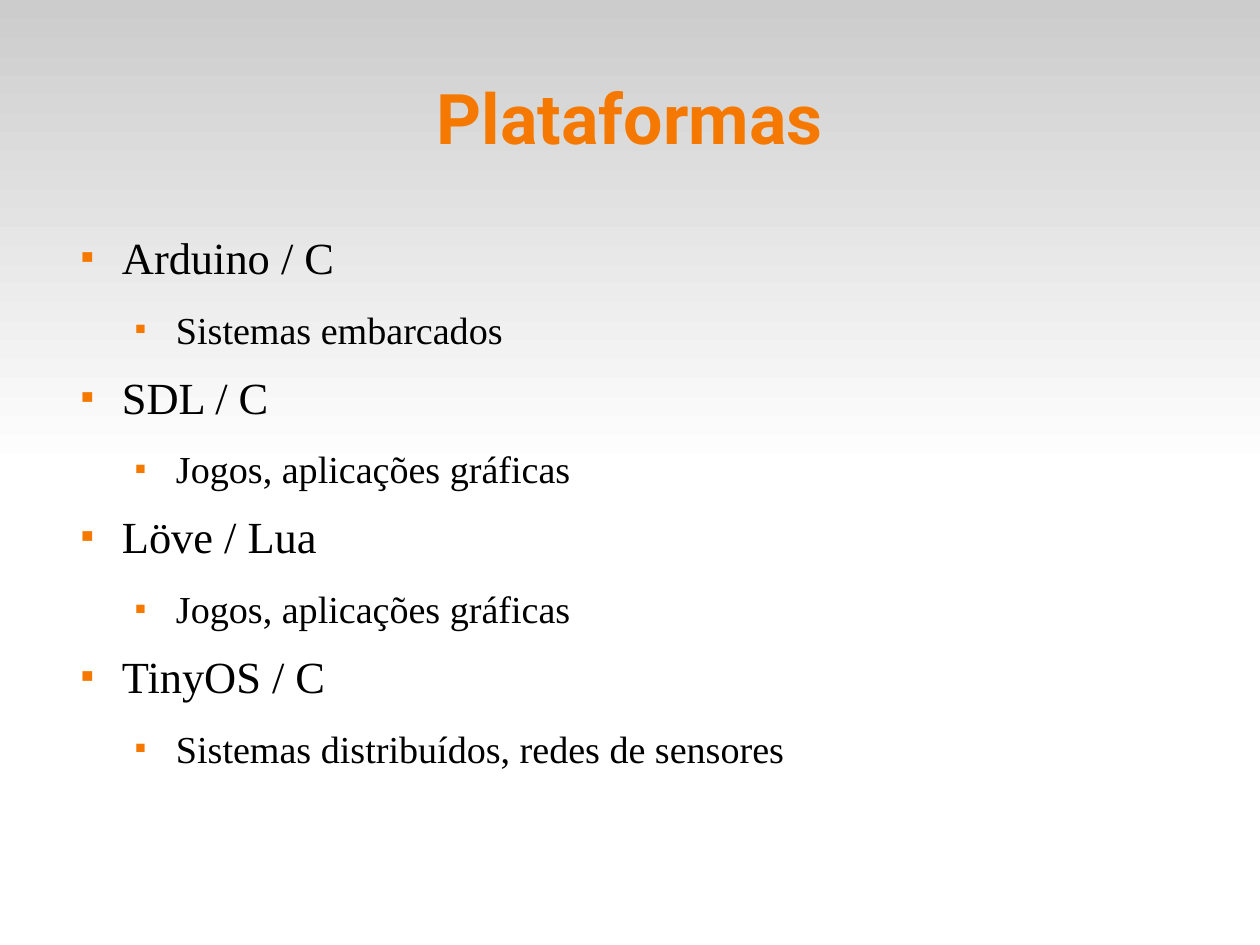
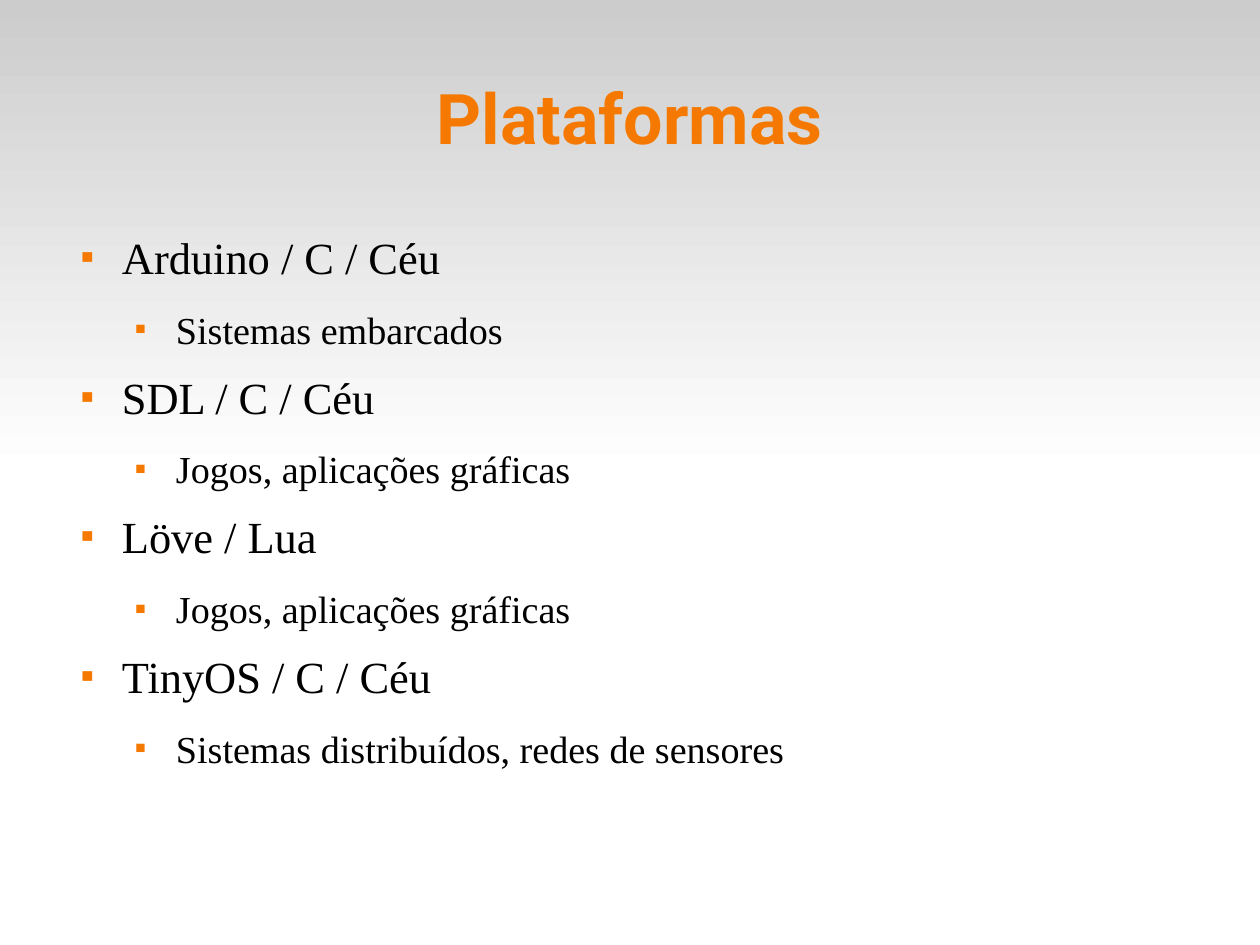
Before and after one commit to fsantanna-uerj/reativos, a slide deck: slide 5 of slides/00_intro.odp. Drawn at 1260x945 pixels with LibreOffice and Linux fonts; fonts in the diff are those of the drawing. Boxes give left, top, right and bottom in pixels: in the first picture for what was removed or moved away, otherwise in the second. Text is boxed around its words. In the diff, an @@ line names an element or a change of style, - is before the commit and + after.

```diff
--- a/slides/00_intro.odp
+++ b/slides/00_intro.odp
@@ text at <box>122,243,440,275</box>: text changed @@
-■ Arduino / C
+■ Arduino / C / Céu
@@ text at <box>122,383,374,415</box>: text changed @@
-■ SDL / C
+■ SDL / C / Céu
@@ text at <box>122,662,432,702</box>: text changed @@
-■ TinyOS / C
+■ TinyOS / C / Céu
```
Also in this commit, not shown: 1 other slide changed, 14 other files.
